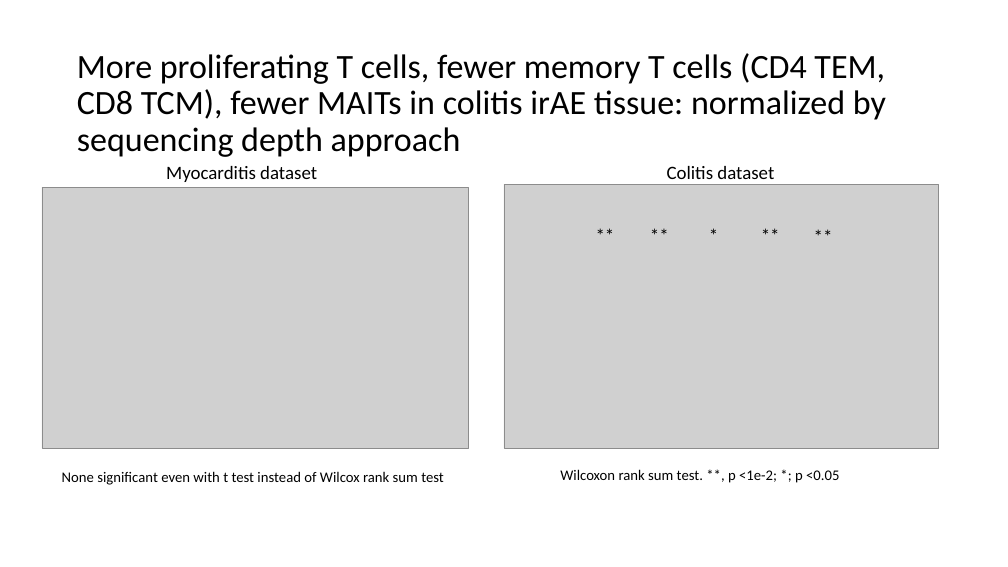
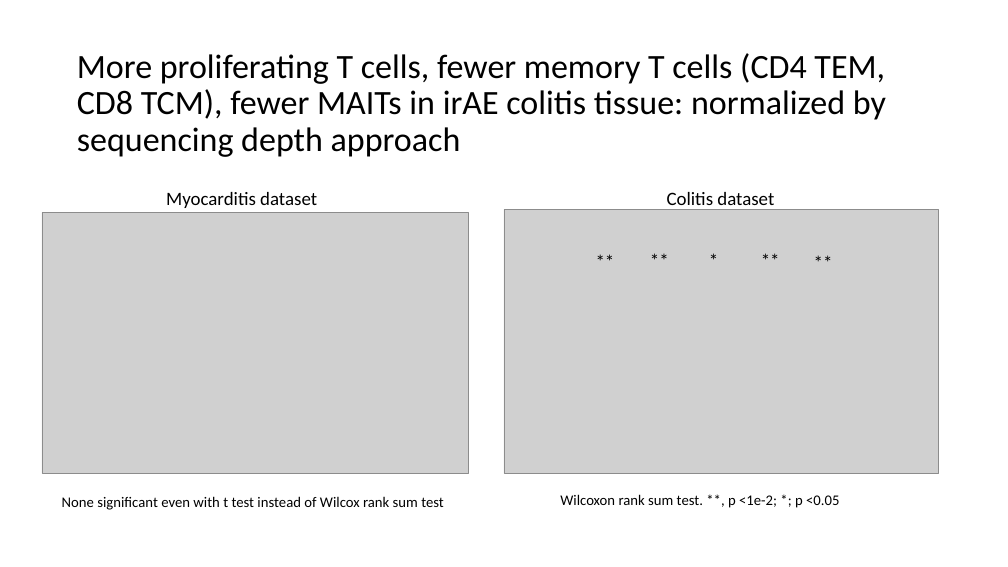
Before and after one commit to tybottorff/bottorffdocs, a slide deck: slide 3 of linsley_postdoc/presentations/weekly_meetings/1_10_24.pptx. Drawn at 1008x567 pixels with LibreOffice and Linux fonts; fonts in the diff are those of the drawing; grey boxes stand for pictures. Boxes give left, top, right and bottom in pixels: in the first picture for what was removed or moved away, otherwise in the second. Text is boxed around its words. In the diff, an @@ line names an element or a change of style, - is before the commit and + after.

```diff
--- a/linsley_postdoc/presentations/weekly_meetings/1_10_24.pptx
+++ b/linsley_postdoc/presentations/weekly_meetings/1_10_24.pptx
@@ title at bbox=[77, 53, 886, 157]: text changed @@
-More proliferating T cells, fewer memory T cells (CD4 TEM, CD8 TCM), fewer MAITs in colitis irAE tissue: normalized by sequencing depth approach
+More proliferating T cells, fewer memory T cells (CD4 TEM, CD8 TCM), fewer MAITs in irAE colitis tissue: normalized by sequencing depth approach
@@ 9 texts, 2 pictures: place and size @@
-9 texts, 2 pictures at bbox=[42, 166, 939, 485]
+9 texts, 2 pictures at bbox=[42, 192, 939, 510]
```
Also in this commit, not shown: 7 other slides changed, 1 slide added, 1 slide removed, 1 other file.
